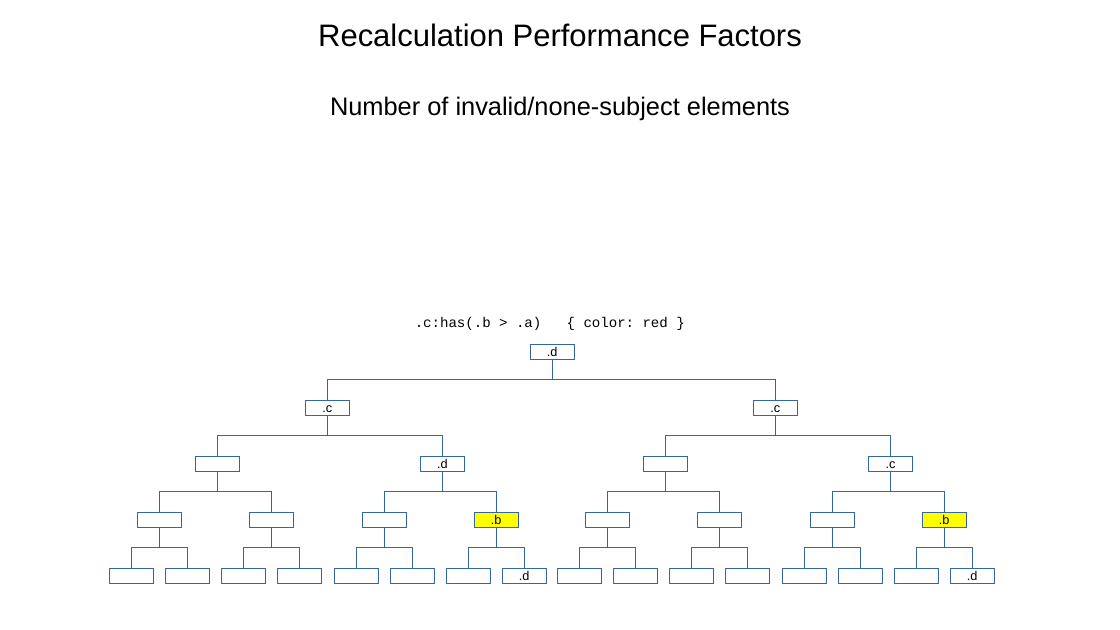
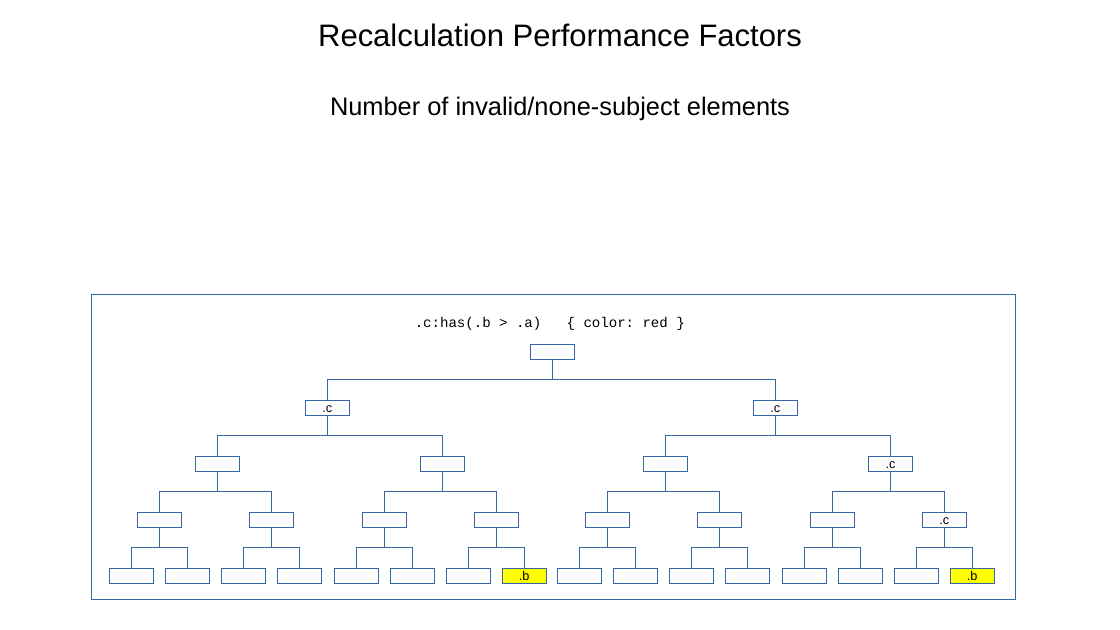
Before and after one commit to Igalia/explainers, a slide deck: slide 27 of css/has/images/has_invalidation.odp (slide 25 before the commit). Drawn at 1120x630 pixels with LibreOffice and Linux fonts; fonts in the diff are those of the drawing. Boxes give left, top, right and bottom in pixels: in the first picture for what was removed or moved away, otherwise in the second. Text is boxed around its words. In the diff, an @@ line names an element or a change of style, - is before the commit and + after.

```diff
--- a/css/has/images/has_invalidation.odp
+++ b/css/has/images/has_invalidation.odp
@@ rectangle added at [91,295,1016,600], outline #3465A4 0 pt @@
@@ text in rectangle at [547,347,558,356]: text removed @@
-.d
@@ text in rectangle at [437,459,448,468]: text removed @@
-.d
@@ rectangle added at [475,512,518,526], fill #FFFFFF, outline #3465A4 0 pt @@
@@ rectangle added at [923,512,967,526], fill #FFFFFF, outline #3465A4 0 pt, 9 pt, text #000000 @@
+.c
@@ rectangle ".b": place and size @@
-rectangle ".b" at [475,512,518,526]
+rectangle ".b" at [502,568,546,582]
@@ rectangle removed at [502,568,546,582] @@
-.d
@@ rectangle ".b": place and size @@
-rectangle ".b" at [923,512,967,526]
+rectangle ".b" at [950,568,994,582]
@@ rectangle removed at [950,568,994,582] @@
-.d
```
Also in this commit, not shown: 11 other slides changed, 2 slides added, 16 other files.
